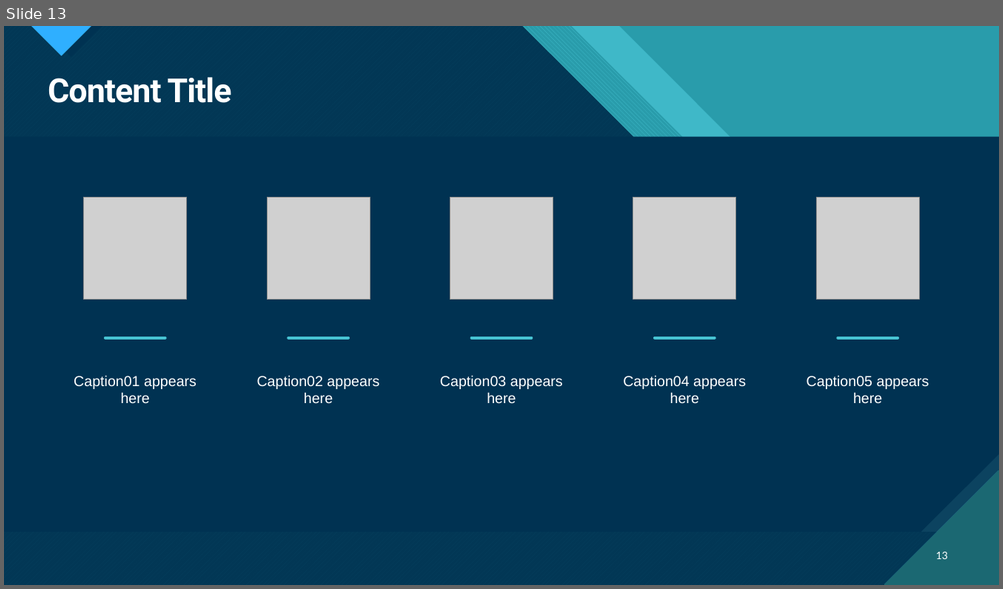
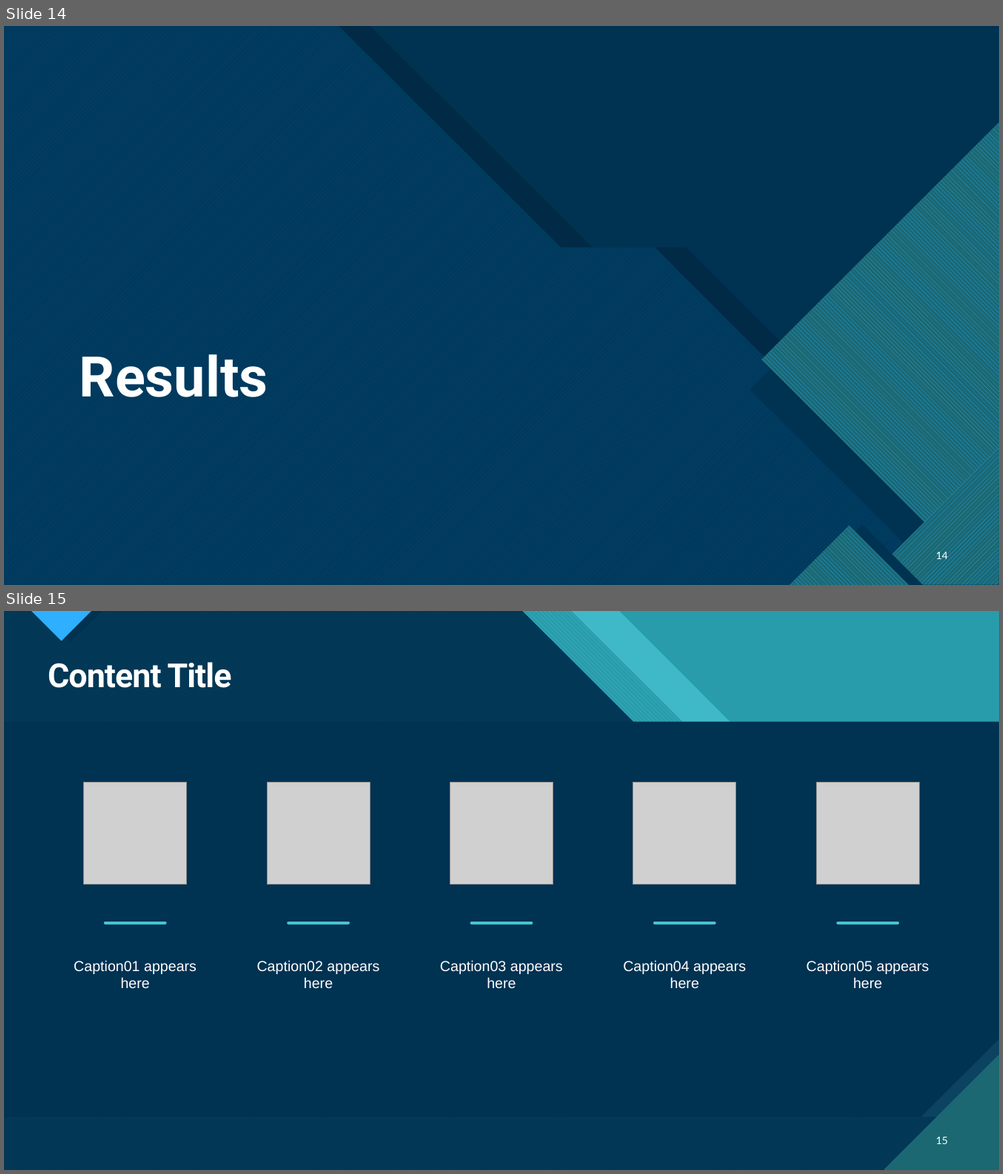
Before and after one commit to MnAppsNet/DominanceQueries, a slide deck: report_presentation.pptx. Shown one above the other, each under a label of ours: slide 13 before the commit, slides 14 and 15 after it. The pictures are 1003x589 and 1003x1174 pixels, drawn with LibreOffice and Linux fonts; fonts in the diff are those of the drawing; grey boxes stand for pictures; background and template pictures are left out; a plain dark background stands for a picture behind light text. Boxes give left, top, right and bottom in pixels: in the first picture for what was removed or moved away, otherwise in the second. Text is boxed around its words. In the diff, an @@ line names an element or a change of style, - is before the commit and + after.

```diff
--- a/report_presentation.pptx
+++ b/report_presentation.pptx
@@ slide 14 added at (4, 26, 999, 585), background picture (left out); not listed: 9 template elements that a slide beside it also shows @@
@@ rectangle added at (4, 26, 999, 585), fill #003352 @@
@@ freeform shape added at (4, 26, 993, 585), fill pattern #47C3D3 on #0065A4 @@
@@ freeform shape added at (4, 26, 999, 585), fill #003352 at 85% opacity @@
@@ freeform shape added at (35, 26, 999, 585), fill #000000 @@
@@ freeform shape added at (761, 122, 999, 585), fill pattern #2FAFFF on #1B6872 @@
@@ freeform shape added at (750, 141, 999, 585), fill #003352 @@
@@ title added at (79, 355, 268, 397), 54 pt, text #FFFFFF, bold @@
+Results
@@ freeform shape added at (861, 449, 999, 585), fill pattern #2FAFFF on #1B6872 @@
@@ freeform shape added at (897, 484, 999, 585), fill #003352 @@
@@ freeform shape added at (789, 526, 910, 585), fill pattern #2FAFFF on #1B6872 @@
@@ freeform shape added at (802, 526, 923, 585), fill #003352 @@
@@ page number added at (936, 551, 948, 562), 10 pt, text #FFFFFF @@
+14
@@ what was slide 13 is now slide 15 @@
@@ page number at (936, 1137, 948, 1145): text changed @@
-13
+15
```
Also in this commit, not shown: 7 slides changed, 1 other slide added.
